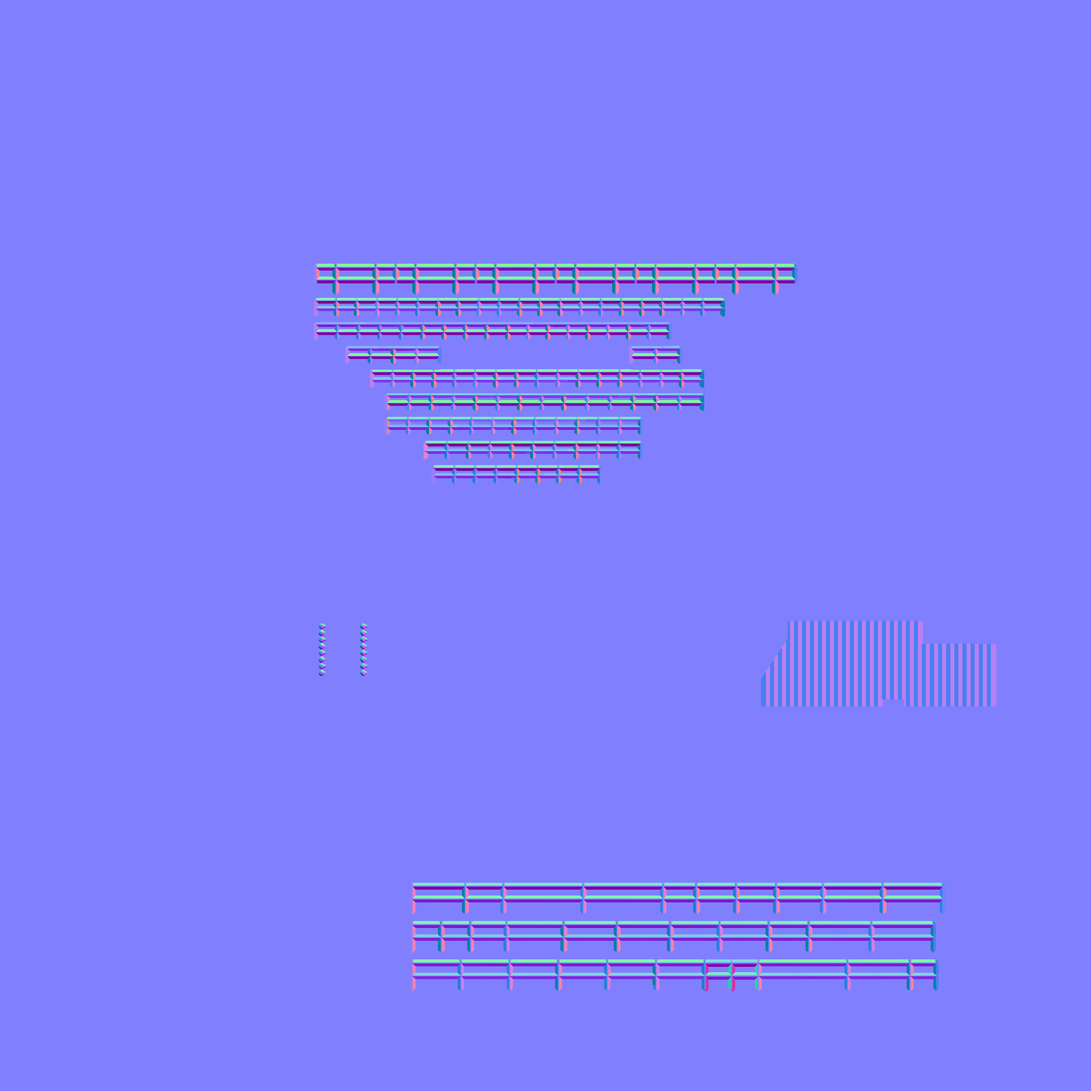
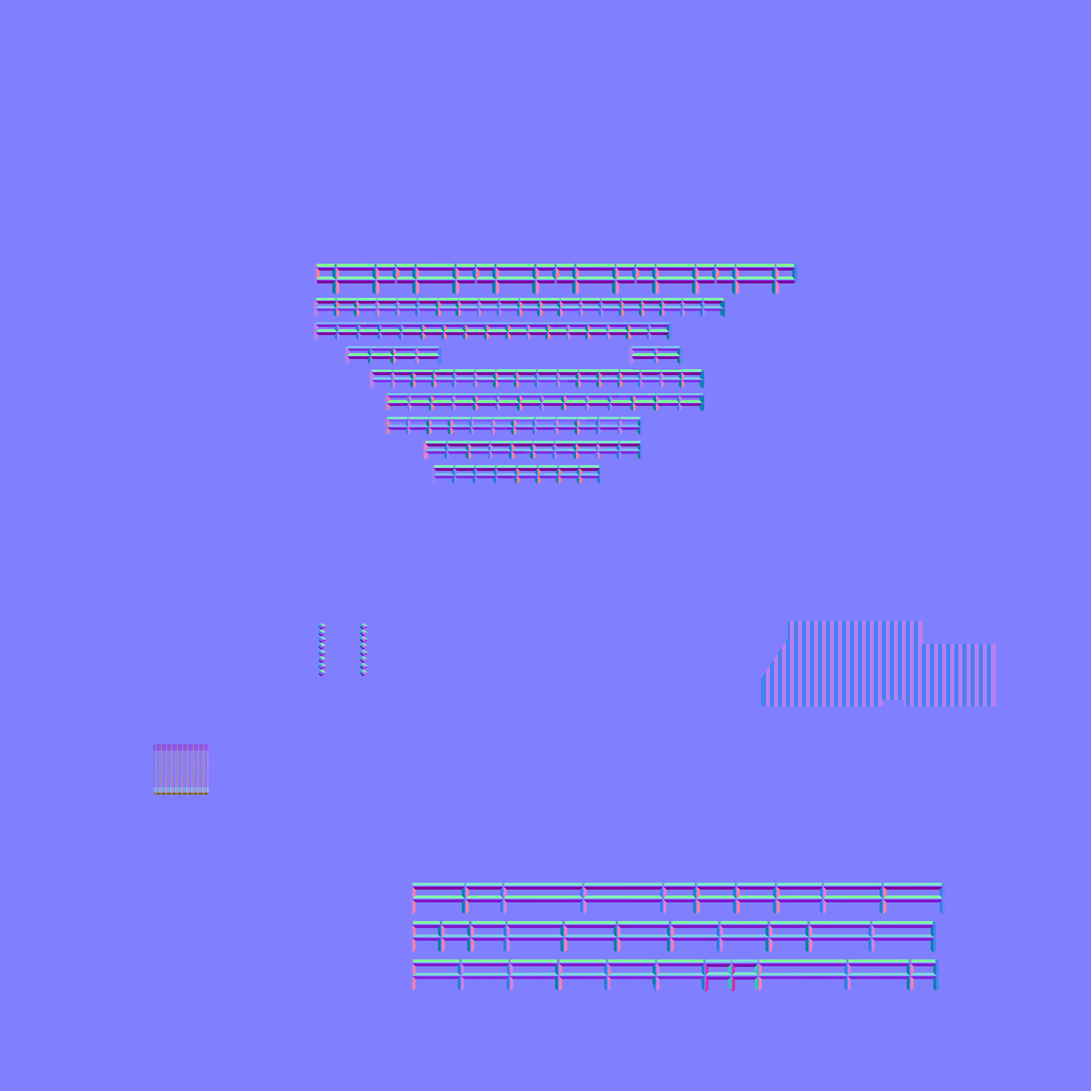
Layered file, before and after one edit (1091x1091). Changes by layer:
painted on "Background" over [153, 744, 209, 796]
